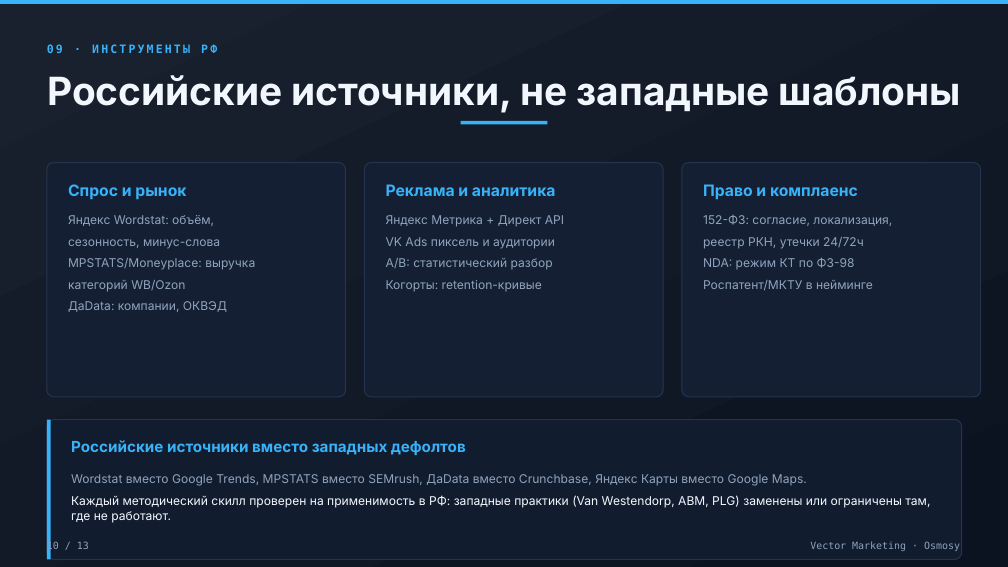
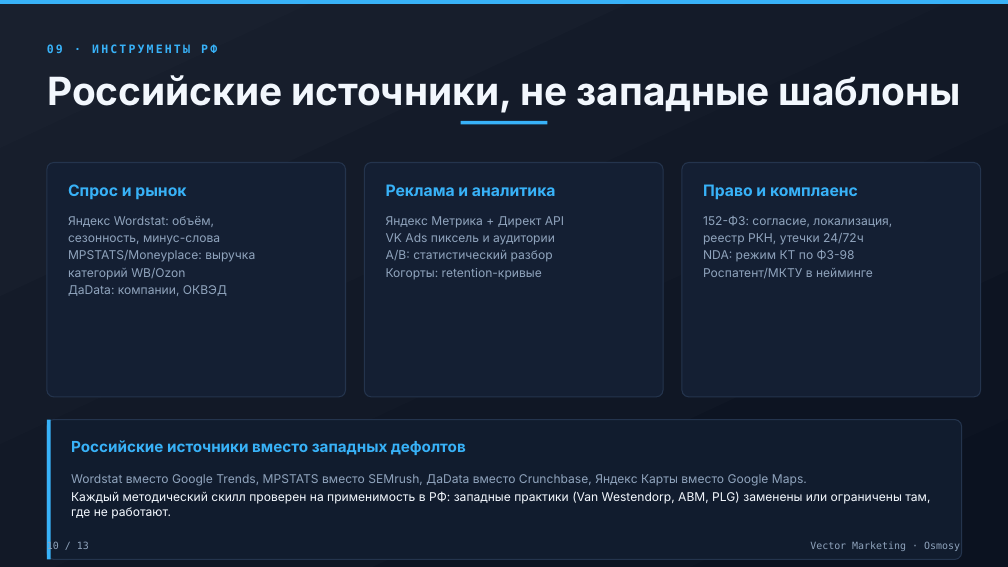
Before and after one commit to Osmosy/vector-marketing, a slide deck: slide 10 of deck/vector-marketing-01-obsidian-neon.pptx. Drawn at 1008x567 pixels with LibreOffice and Linux fonts; fonts in the diff are those of the drawing. Boxes give left, top, right and bottom in pixels: in the first picture for what was removed or moved away, otherwise in the second. Text is boxed around its words. In the diff, an @@ line names an element or a change of style, - is before the commit and + after.

```diff
--- a/deck/vector-marketing-01-obsidian-neon.pptx
+++ b/deck/vector-marketing-01-obsidian-neon.pptx
@@ text at (68,216,255,280): paragraphs added @@
+Яндекс Wordstat: объём,
+сезонность, минус-слова
+MPSTATS/Moneyplace: выручка
+категорий WB/Ozon
@@ text "Яндекс Wordstat: объём,": place and size @@
-text "Яндекс Wordstat: объём," at (68,301,227,312)
+text "Яндекс Wordstat: объём," at (68,216,255,296)
@@ text removed at (68,239,220,249) @@
-сезонность, минус-слова
@@ text at (386,233,555,245): line spacing 1 to 1.05; more space between paragraphs @@
@@ text "Яндекс Метрика + Директ API": place and size @@
-text "Яндекс Метрика + Директ API" at (386,237,555,249)
+text "Яндекс Метрика + Директ API" at (386,216,564,280)
@@ text at (703,216,892,245): paragraphs added @@
+152-ФЗ: согласие, локализация,
+реестр РКН, утечки 24/72ч
@@ text "152-ФЗ: согласие, локализация,": place and size @@
-text "152-ФЗ: согласие, локализация," at (703,257,855,269)
+text "152-ФЗ: согласие, локализация," at (703,216,892,278)
@@ text removed at (703,237,864,249) @@
-реестр РКН, утечки 24/72ч
@@ text removed at (68,258,255,270) @@
-MPSTATS/Moneyplace: выручка
@@ text at (386,250,553,280): paragraphs added @@
+A/B: статистический разбор
+Когорты: retention-кривые
@@ text removed at (386,258,553,270) @@
-A/B: статистический разбор
@@ text at (703,268,873,278): paragraph added @@
+Роспатент/МКТУ в нейминге
@@ text at (703,249,855,261): line spacing 1 to 1.05; more space between paragraphs @@
@@ text at (68,285,227,296): line spacing 1 to 1.05; more space between paragraphs @@
@@ text removed at (68,280,185,292) @@
-категорий WB/Ozon
@@ text removed at (386,280,542,292) @@
-Когорты: retention-кривые
@@ text removed at (703,280,873,290) @@
-Роспатент/МКТУ в нейминге
@@ text "Wordstat вместо Google Trends, MPSTATS ...": place and size @@
-text "Wordstat вместо Google Trends, MPSTATS ..." at (71,495,930,523)
+text "Wordstat вместо Google Trends, MPSTATS ..." at (71,474,930,519)
@@ text at (71,491,930,519): line spacing 1 to 1.05; more space between paragraphs @@
```
Also in this commit, not shown: 9 other slides changed, 4 other files.
